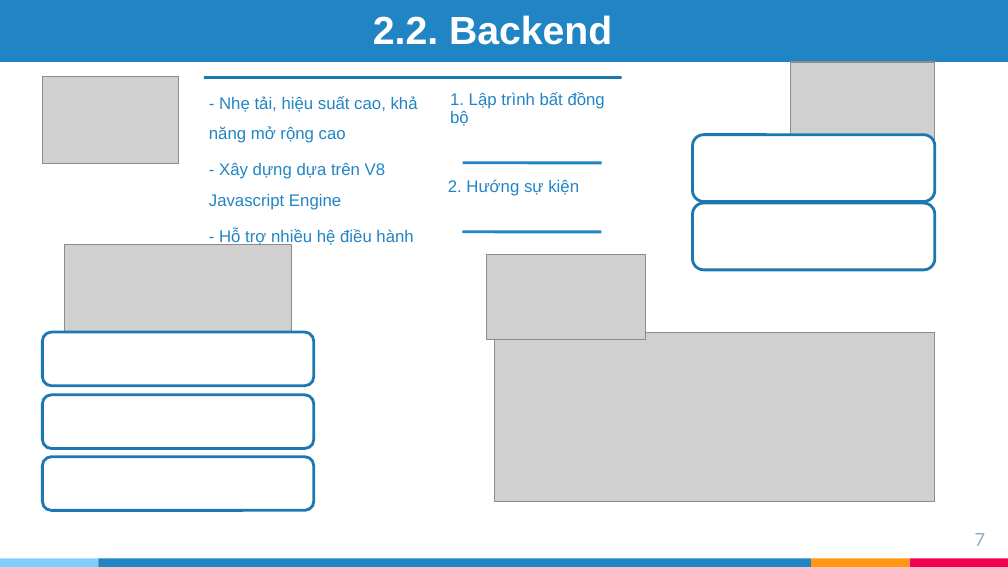
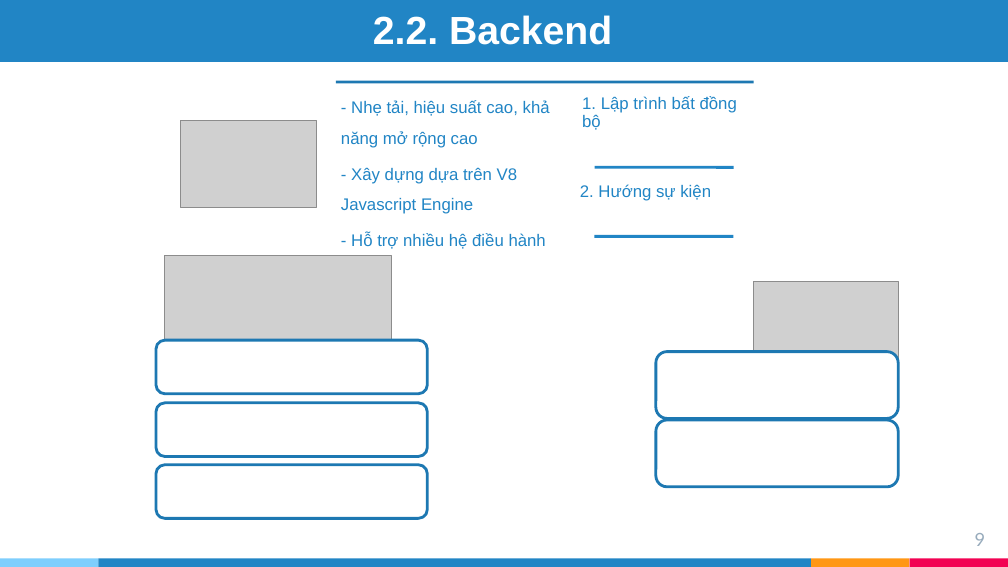
Before and after one commit to tranphuongthao2405/finalproject, a slide deck: slide 9 of report/slide ĐATN - Trần Phương Thảo - 20173383.pptx (slide 7 before the commit). Drawn at 1008x567 pixels with LibreOffice and Linux fonts; fonts in the diff are those of the drawing; grey boxes stand for pictures. Boxes give left, top, right and bottom in pixels: in the first picture for what was removed or moved away, otherwise in the second. Text is boxed around its words. In the diff, an @@ line names an element or a change of style, - is before the commit and + after.

```diff
--- a/report/slide ĐATN - Trần Phương Thảo - 20173383.pptx
+++ b/report/slide ĐATN - Trần Phương Thảo - 20173383.pptx
@@ picture: place and size @@
-picture at [42, 77, 178, 163]
+picture at [180, 120, 317, 207]
@@ 3 texts, 3 lines: place and size @@
-3 texts, 3 lines at [204, 78, 622, 246]
+3 texts, 3 lines at [336, 82, 754, 249]
@@ picture: place and size @@
-picture at [65, 244, 291, 349]
+picture at [164, 256, 391, 361]
@@ picture removed at [487, 254, 645, 339] @@
@@ picture: place and size @@
-picture at [790, 62, 934, 149]
+picture at [754, 281, 898, 368]
@@ picture removed at [494, 332, 934, 502] @@
@@ rounded rectangle: place and size @@
-rounded rectangle at [692, 135, 934, 202]
+rounded rectangle at [656, 352, 898, 418]
@@ rounded rectangle: place and size @@
-rounded rectangle at [692, 203, 934, 269]
+rounded rectangle at [656, 420, 898, 487]
@@ 3 rounded rectangles: place and size @@
-3 rounded rectangles at [42, 332, 313, 510]
+3 rounded rectangles at [156, 340, 427, 518]
@@ page number at [975, 533, 986, 546]: text changed @@
-7
+9
```
Also in this commit, not shown: 9 other slides changed, 4 slides added, 2 slides removed, 1 other file.
